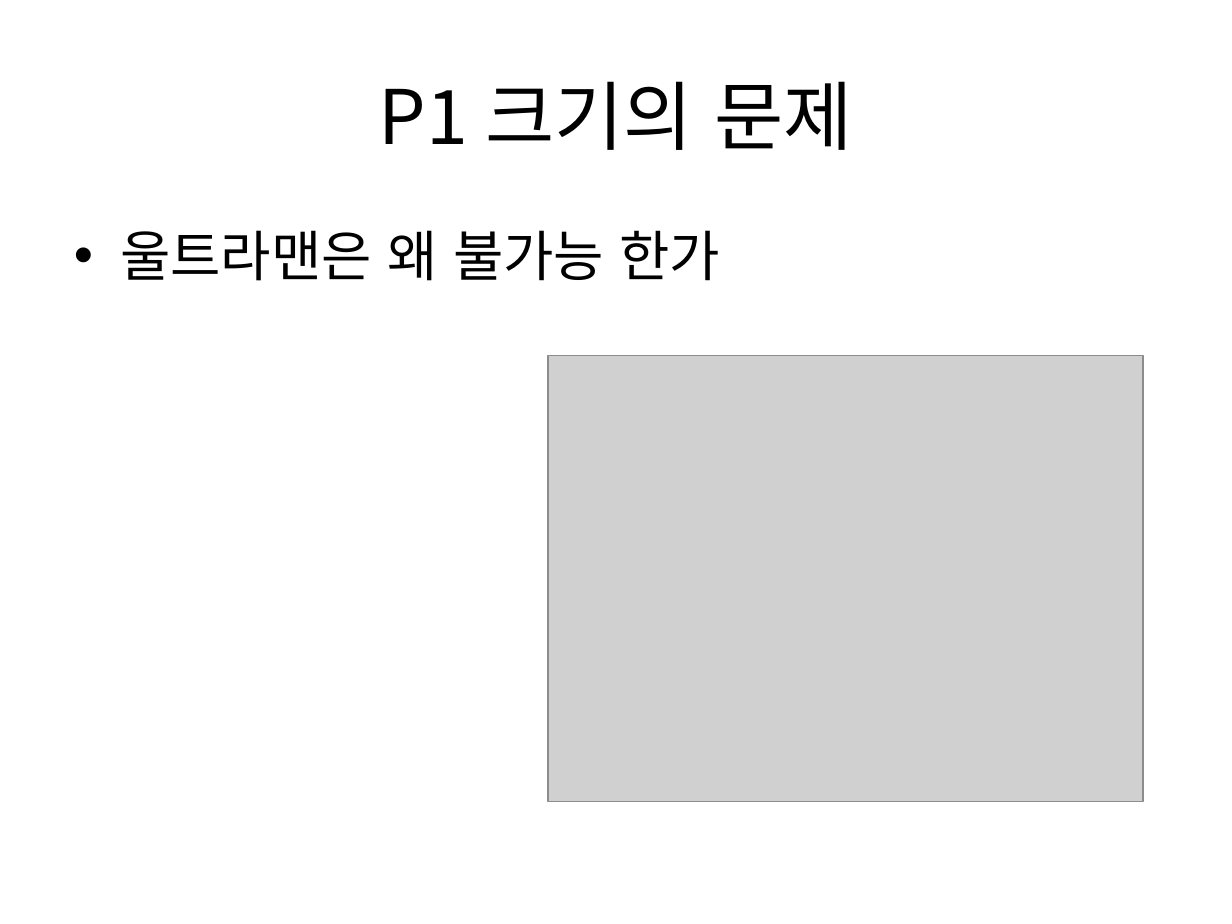
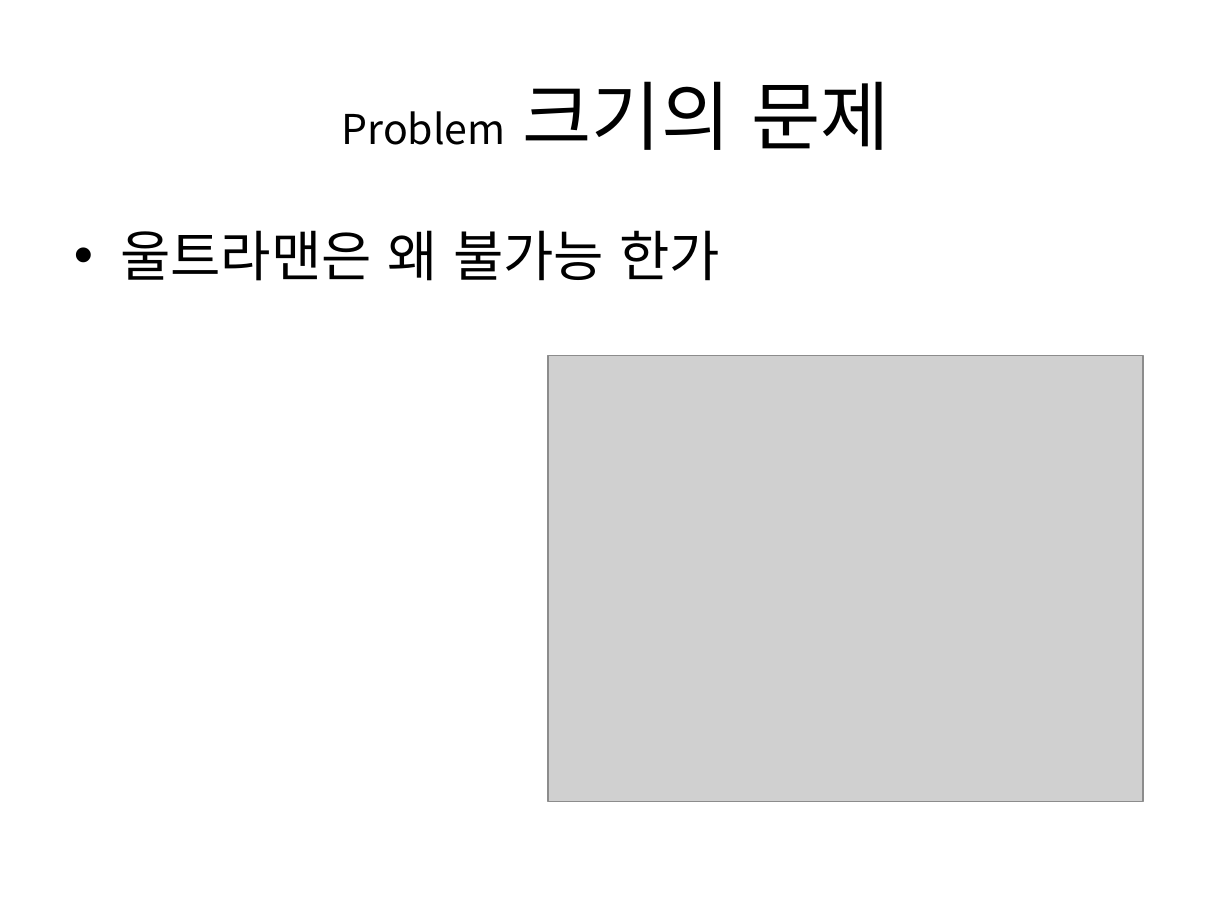
Before and after one commit to bleujin/external, a slide deck: slide 2 of resource/docs/first.pptx. Drawn at 1232x924 pixels with LibreOffice and Linux fonts; fonts in the diff are those of the drawing; grey boxes stand for pictures. Boxes give left, top, right and bottom in pixels: in the first picture for what was removed or moved away, otherwise in the second. Text is boxed around its words. In the diff, an @@ line names an element or a change of style, - is before the commit and + after.

```diff
--- a/resource/docs/first.pptx
+++ b/resource/docs/first.pptx
@@ title at [342,81,890,150]: text changed; size 44 to 24 pt @@
-P1 크기의 문제
+Problem 크기의 문제
```
Also in this commit, not shown: 3 other slides changed, 5 slides added, 4 slides removed, 4 other files.
